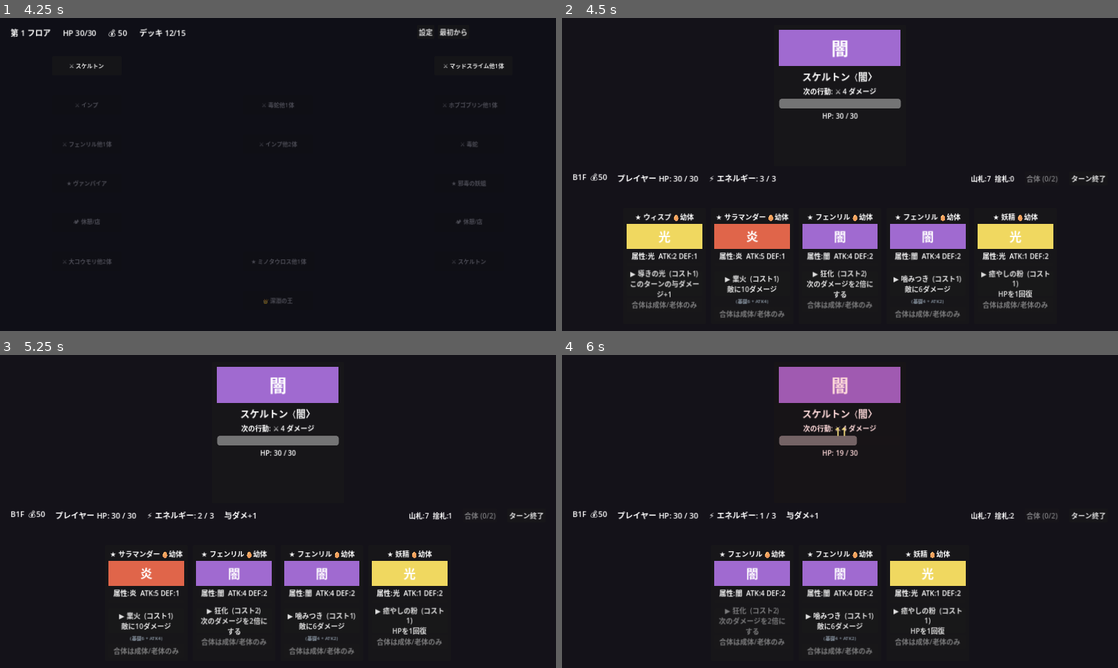
Above: before the commit, frames 1-4 (two rows, left to right).
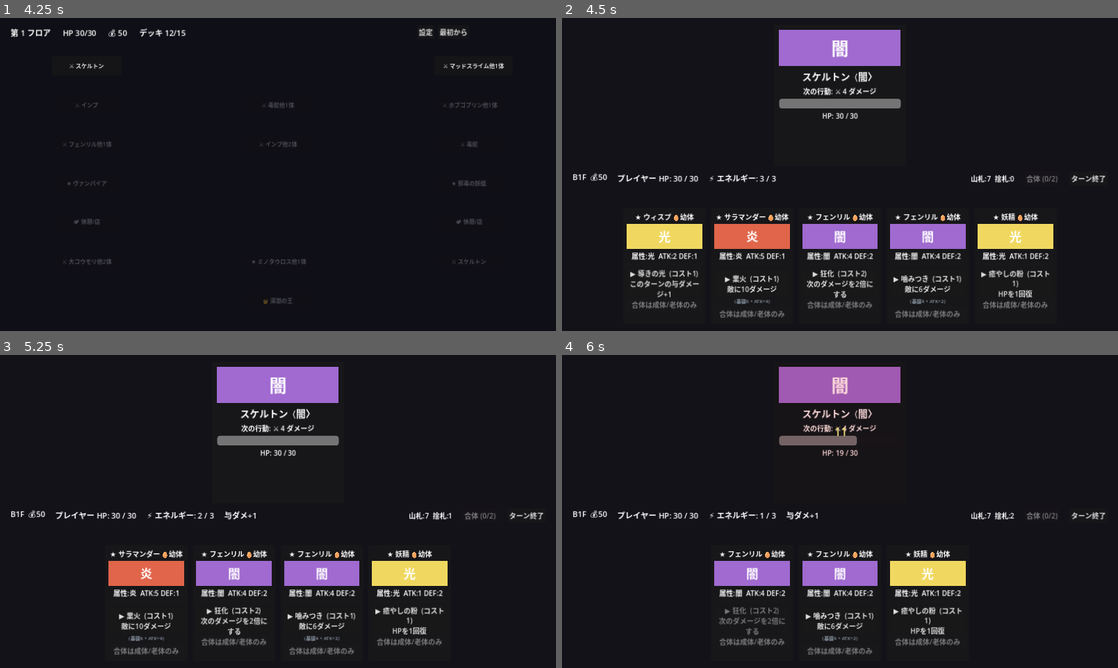
Above: after the commit, the same moments.

Repository: bakery48/mortal-pact
Game: Godot game, scene res://scenes/ui/title.tscn
Same seed, same stepped clock (60 frames per second), same inputs: the game is played once before the commit and once after it.
Inputs:
- Up to frame 1 (4.25 s): click "はじめから" at 0.5 s; click "設定" at 1.25 s; click "フルスクリーン" at 2 s; click "戻る" at 2.75 s; click "最初から" at 3.5 s
- Up to frame 2 (4.5 s): click "⚔ スケルトン" at 4.25 s
- Up to frame 3 (5.25 s): click "▶ 導きの光 (コスト1) このターンの与ダメージ+1" at 5 s
- Up to frame 4 (6 s): click "▶ 業火 (コスト1) 敵に10ダメージ" at 5.75 s

Frame 1 is identical in both runs. In frame 2, 0.1% of the frame differs, in the area x 31-69%, y 89-92%; in frame 3, 0.1%; in frame 4, less than 0.1%.

Commit message:
Fix ambiguous stat breakdown notation: ATK4 -> ATK+4
https://claude.ai/code/session_01SGpNd8xjjtE9S1hYpNHnwi

Diff:
--- a/scenes/battle/card.gd
+++ b/scenes/battle/card.gd
@@ -153,12 +153,12 @@
 			var bonus := monster.damage_bonus(command)
 			if bonus <= 0:
 				return ""
-			return "(基礎%d + ATK%d)" % [monster.effective_power(command), bonus]
+			return "(基礎%d + ATK+%d)" % [monster.effective_power(command), bonus]
 		CommandData.Effect.GUARD:
 			var bonus := monster.guard_bonus(command)
 			if bonus <= 0:
 				return ""
-			return "(基礎%d + DEF%d)" % [monster.effective_power(command), bonus]
+			return "(基礎%d + DEF+%d)" % [monster.effective_power(command), bonus]
 	return ""
 
 func _affinity_mark() -> String:
